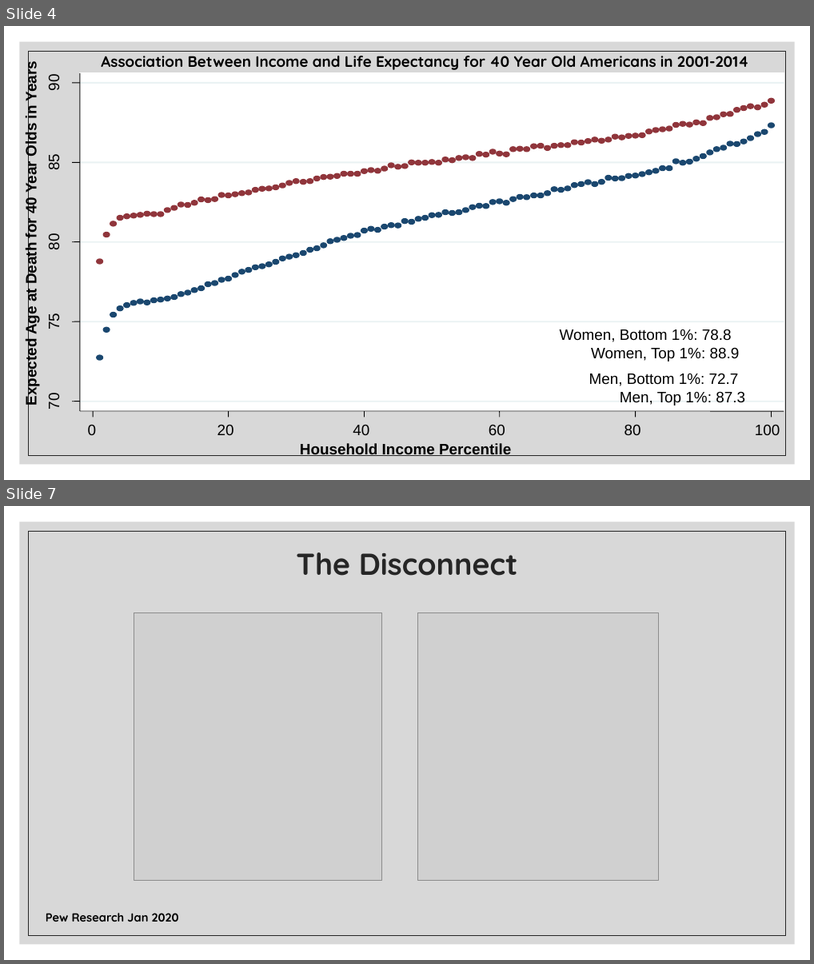
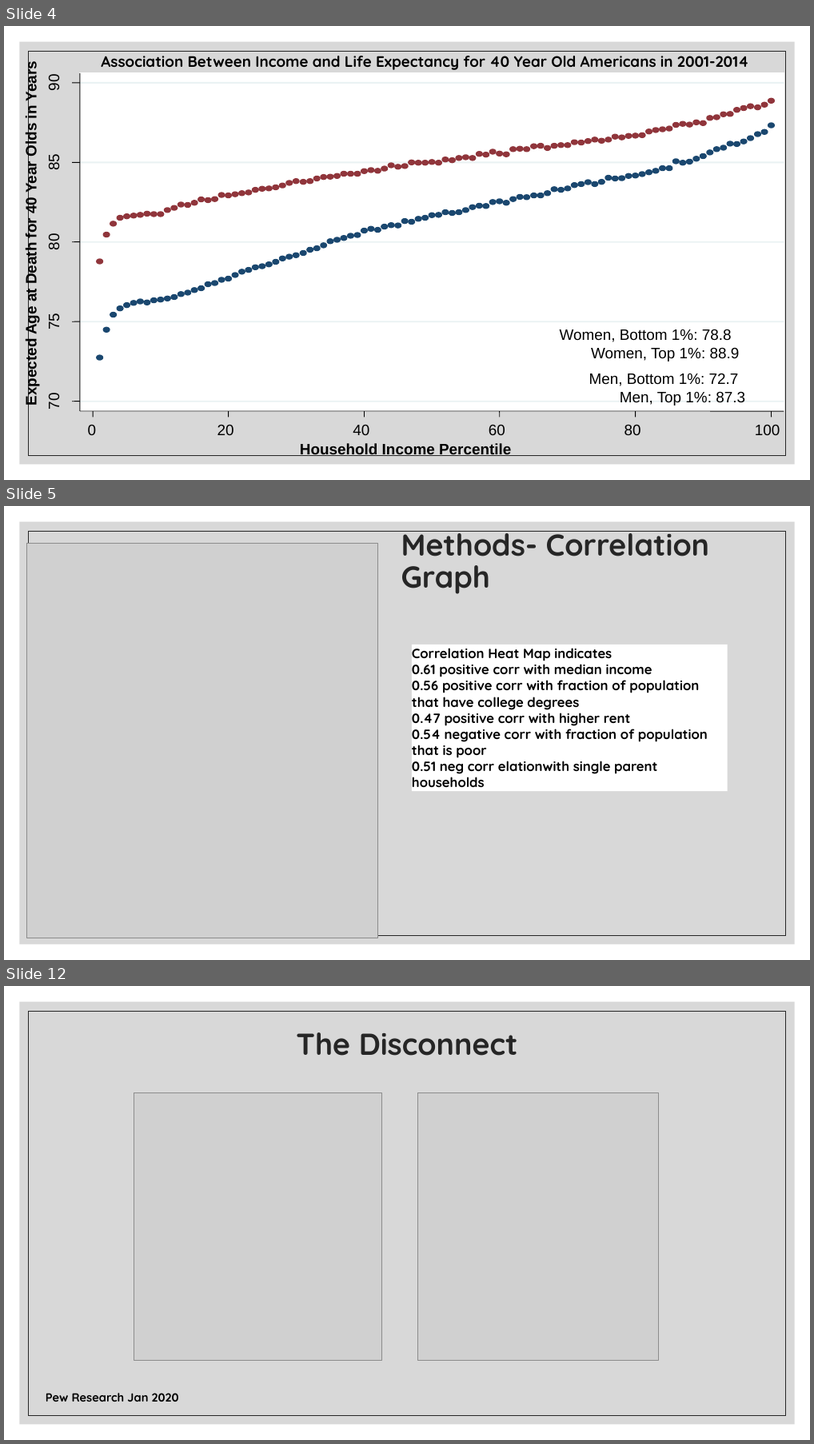
Before and after one commit to sammycho22383/Research_Project_Inequality, a slide deck: SCho Project on Economic Inequality.pptx. Shown one above the other, each under a label of ours: slides 4 and 7 before the commit, slides 4, 5 and 12 after it; the slides between them are not shown. The pictures are 814x964 and 814x1444 pixels, drawn with LibreOffice and Linux fonts; fonts in the diff are those of the drawing; grey boxes stand for pictures. Boxes give left, top, right and bottom in pixels: in the first picture for what was removed or moved away, otherwise in the second. Text is boxed around its words. In the diff, an @@ line names an element or a change of style, - is before the commit and + after.

```diff
--- a/SCho Project on Economic Inequality.pptx
+++ b/SCho Project on Economic Inequality.pptx
@@ slide 5 added at (4, 506, 810, 960), background #FFFFFF; not listed: 2 template elements that a slide beside it also shows @@
@@ picture added at (27, 544, 378, 937) @@
@@ title added at (402, 531, 710, 594), 36 pt, text #262626, bold @@
+Methods- Correlation Graph
@@ rectangle added at (412, 644, 728, 791), fill #FFFFFF, 16 pt, text #000000, bold @@
+Correlation Heat Map indicates
+0.61 positive corr with median income
+0.56 positive corr with fraction of population that have college degrees
+0.47 positive corr with higher rent
+0.54 negative corr with fraction of population that is poor
+0.51 neg corr elationwith single parent households
@@ what was slide 7 is now slide 12 @@
```
Also in this commit, not shown: 2 slides changed, 4 other slides added, 1 other file.
